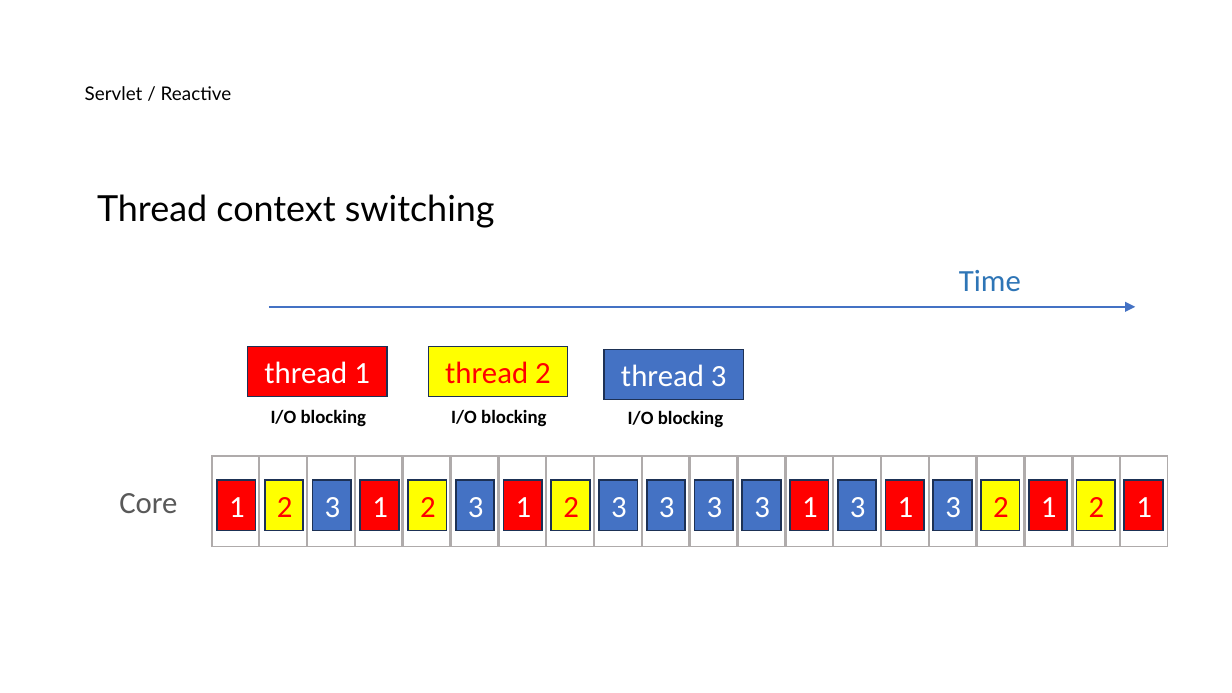
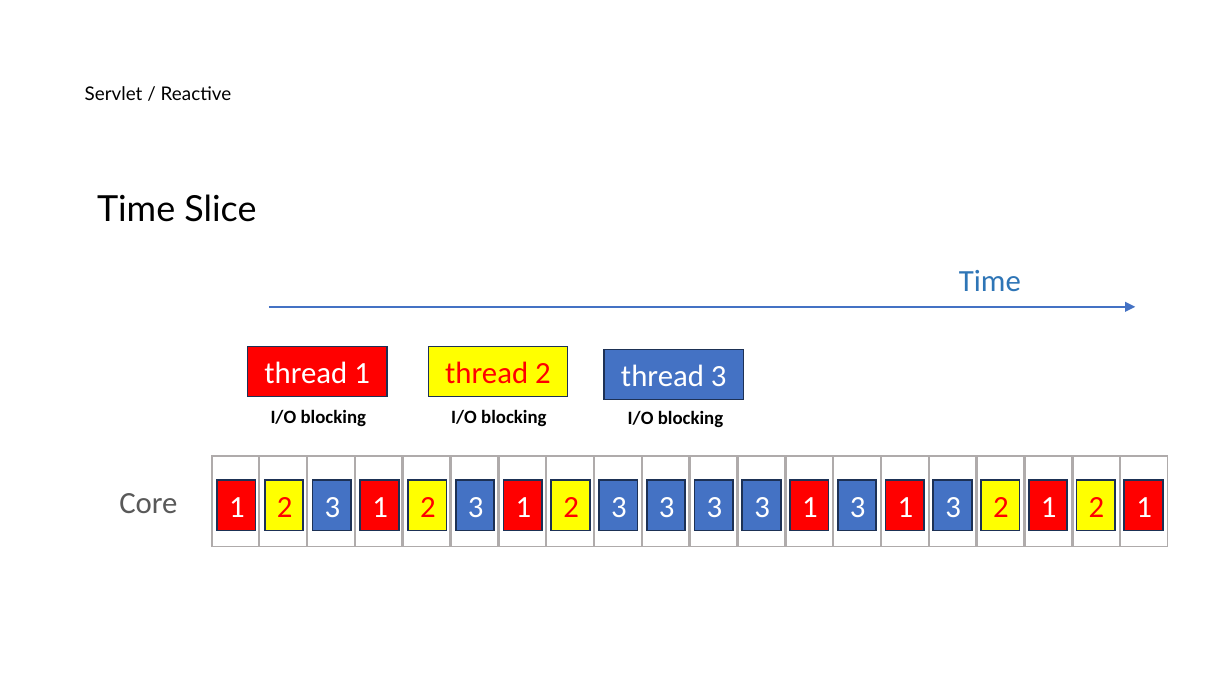
Before and after one commit to nayasis/fastcampus-hyper-webflux, a slide deck: slide 24 of 99.ppt/[Ch4-1. 비동기 서비스 소개] 1-2. 비동기 호출이란 ~ 1-3. Servlet_Reactive.pptx. Drawn at 1232x693 pixels with LibreOffice and Linux fonts; fonts in the diff are those of the drawing; background and template pictures are left out. Boxes give left, top, right and bottom in pixels: in the first picture for what was removed or moved away, otherwise in the second. Text is boxed around its words. In the diff, an @@ line names an element or a change of style, - is before the commit and + after.

```diff
--- a/99.ppt/[Ch4-1. 비동기 서비스 소개] 1-2. 비동기 호출이란 ~ 1-3. Servlet_Reactive.pptx
+++ b/99.ppt/[Ch4-1. 비동기 서비스 소개] 1-2. 비동기 호출이란 ~ 1-3. Servlet_Reactive.pptx
@@ text at (x1=97, y1=194, x2=256, y2=222): text changed @@
-Thread context switching
+Time Slice
```
Also in this commit, not shown: 2 other slides changed, 2 other files.
